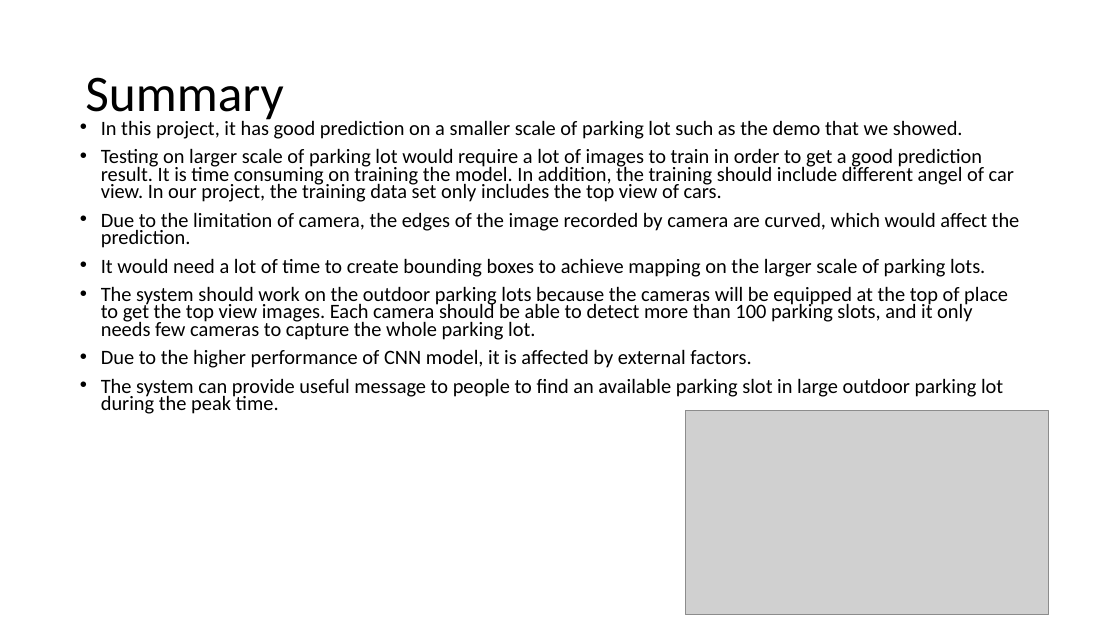
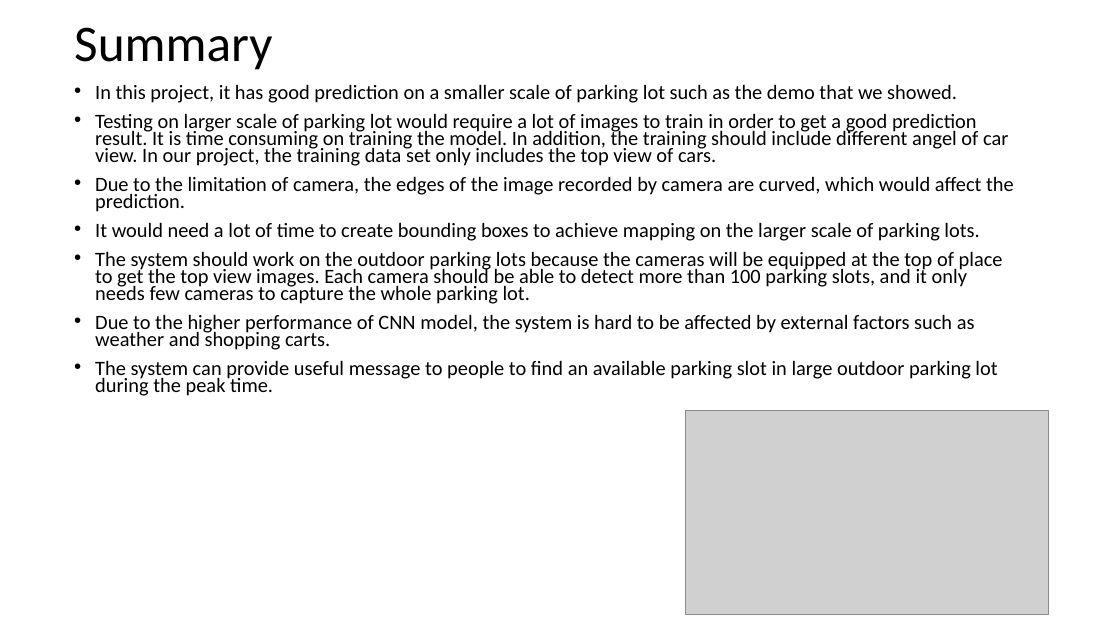
Before and after one commit to MenghuaXie/M202AFinalProject, a slide deck: slide 10 of 202_final_presentation.pptx. Drawn at 1120x630 pixels with LibreOffice and Linux fonts; fonts in the diff are those of the drawing; grey boxes stand for pictures. Boxes give left, top, right and bottom in pixels: in the first picture for what was removed or moved away, otherwise in the second. Text is boxed around its words. In the diff, an @@ line names an element or a change of style, - is before the commit and + after.

```diff
--- a/202_final_presentation.pptx
+++ b/202_final_presentation.pptx
@@ title "Summary": place and size @@
-title "Summary" at box(85, 77, 283, 123)
+title "Summary" at box(74, 27, 272, 70)
@@ text "In this project, it has ...": place and size @@
-text "In this project, it has ..." at box(101, 118, 1020, 414)
+text "In this project, it has ..." at box(95, 84, 1014, 396)
@@ text at box(95, 314, 975, 350): text changed @@
-• Due to the higher performance of CNN model, it is affected by external factors.
+• Due to the higher performance of CNN model, the system is hard to be affected by external factors such as weather and shopping carts.
```
